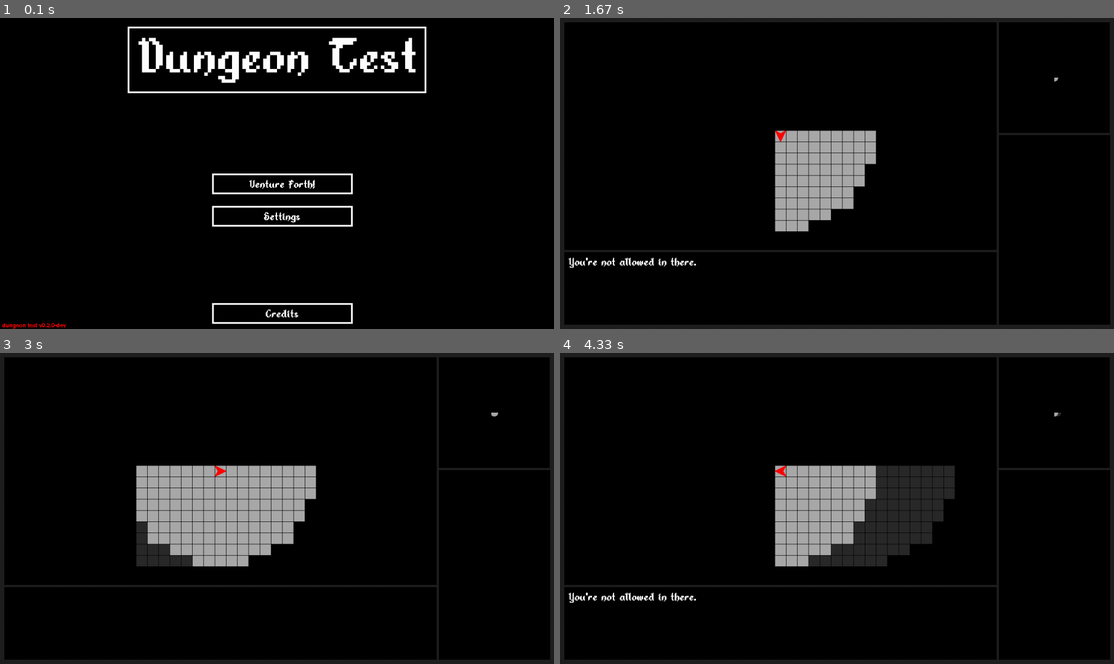
Above: before the commit, frames 1-4 (two rows, left to right).
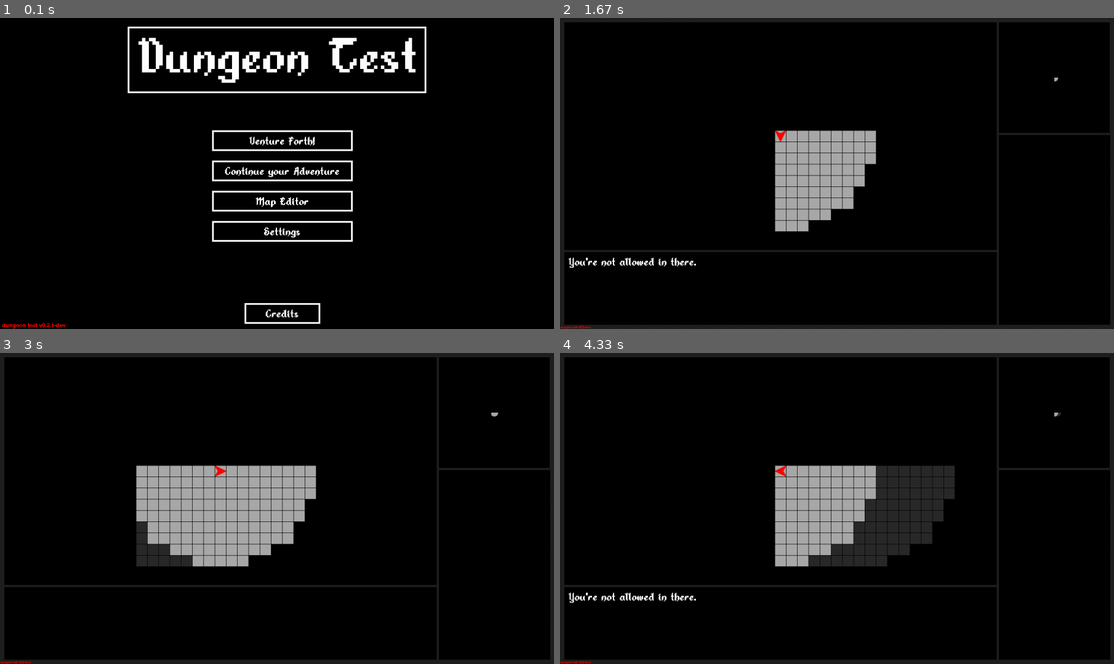
Above: after the commit, the same moments.

Repository: RidleyofZebes/dungeon-engine
Game: pygame game, started from dungeon test v0.2.0-dev.py
Two runs of this game, one before a commit and one after it. Both use one fixed random seed, a clock stepped at 60 frames per second and the inputs below.
Inputs:
- Up to frame 1 (0.1 s): no input
- Up to frame 2 (1.67 s): click "Venture Forth!" at 0.38 s; hold D 0.67-1.13 s; hold W 1.17-1.47 s; hold D from 1.5 s (still down); tap E at 1.65 s
- Up to frame 3 (3 s): release D at 1.97 s; hold A 2-2.53 s; hold S 2.57-2.87 s; hold A from 2.9 s (still down)
- Up to frame 4 (4.33 s): tap E at 3.05 s; release A at 3.3 s; hold W 3.33-3.7 s; hold D from 3.73 s (still down)

The runs differ from the first frame. In frame 1, 3.4% of the frame differs, in the area x 9-64%, y 35-100%; in frame 2, less than 0.1%; in frame 3, less than 0.1%; in frame 4, less than 0.1%.

Commit message:
Fixed main menu buttons, display game version in corner of screen.
Signed-off-by: RidleyofZebes <JHoneycutt404@Gmail.com>

Diff:
--- a/dungeon test v0.2.0-dev.py
+++ b/dungeon test v0.2.0-dev.py
@@ -17,7 +17,7 @@
 # from natural.number import ordinal  # <-- Makes the numbers look pretty - 1st, 2nd, 3rd, 4th...
 
 pygame.init()
-title = "dungeon test v0.2.0-dev"
+title = "dungeon test v0.2.1-dev"
 
 window_res = (1280, 720)
 FPS = 30
@@ -44,7 +44,8 @@
 
 # Font(s)
 font = pygame.font.Font('res/alkhemikal.ttf', 28)
-tiny_font = pygame.font.Font('res/poco.ttf', 20)
+stats_font = pygame.font.Font('res/poco.ttf', 20)
+tiny_font = pygame.font.Font('res/poco.ttf', 10)
 
 # Image(s)
 frame = pygame.image.load('res/window_wide.png').convert()
@@ -59,6 +60,7 @@
         self.running = True
         self.mapdisplay = 0
         self.INTRO_DISABLED = True
+        self.DISPLAY_VERSION = True
         self.titlecard = True
         self.mainmenu = False
         self.mapedit = False
@@ -351,21 +353,27 @@
             logorect = gamelogo.get_rect()
             gw.blit(gamelogo, ((window_res[0]/2)-(logorect.width/2), 20))
 
-            version = tiny_font.render(title, 0, red)
+            version = stats_font.render(title, 0, red)
             version_rect = version.get_rect()
             gw.blit(version, (5, (window_res[1]-version_rect.height)))
 
-            start = button(((window_res[0]/2-150), window_res[1]/2), "Venture Forth!", 300)
-            settings = button(((window_res[0] / 2 - 150), window_res[1] / 2 + 75), "Settings", 300)
-            credits = button(((window_res[0] / 2 - 150), window_res[1] / 2 + 300), "Credits", 300)
+            start = button(((window_res[0]/2-150), window_res[1]/2 - 100), "Venture Forth!", 300)
+            loadgame = button(((window_res[0]/2-150), window_res[1]/2 - 30), "Continue your Adventure", 300)
+            editor = button(((window_res[0]/2-150), window_res[1]/2 + 40), "Map Editor", 300)
+            settings = button(((window_res[0] / 2 - 150), window_res[1] / 2 + 110), "Settings", 300)
+            credit = button(((window_res[0] / 2 - 75), window_res[1] / 2 + 300), "Credits", 150)
 
             if menu_event.type == pygame.MOUSEBUTTONDOWN and menu_event.button == 1:
                 pos = pygame.mouse.get_pos()
                 if start.collidepoint(pos):
                     gs.mainmenu = False
+                if loadgame.collidepoint(pos):
+                    pass  # TODO Make settings menu
+                if editor.collidepoint(pos):
+                    pass  # TODO Make settings menu
                 if settings.collidepoint(pos):
                     pass  # TODO Make settings menu
-                if credits.collidepoint(pos):
+                if credit.collidepoint(pos):
                     pass  # TODO make credits screen
 
             pygame.display.update()
@@ -700,6 +708,12 @@
 
             gw.blit(statmenu, (1014, 271))
 
+            # Display game version
+            if gs.DISPLAY_VERSION:
+                version = tiny_font.render(title, 0, red)
+                version_rect = version.get_rect()
+                gw.blit(version, (2, (window_res[1]-version_rect.height)))
+
         """ Second display view """
         # Needs work, supposed to display map scalable and scrollable. For now just barely managable (somehow).
         if gs.mapdisplay == 1:  # Supposed to be the map screen. Needs massive alterations.
Not shown, changed: README.md
